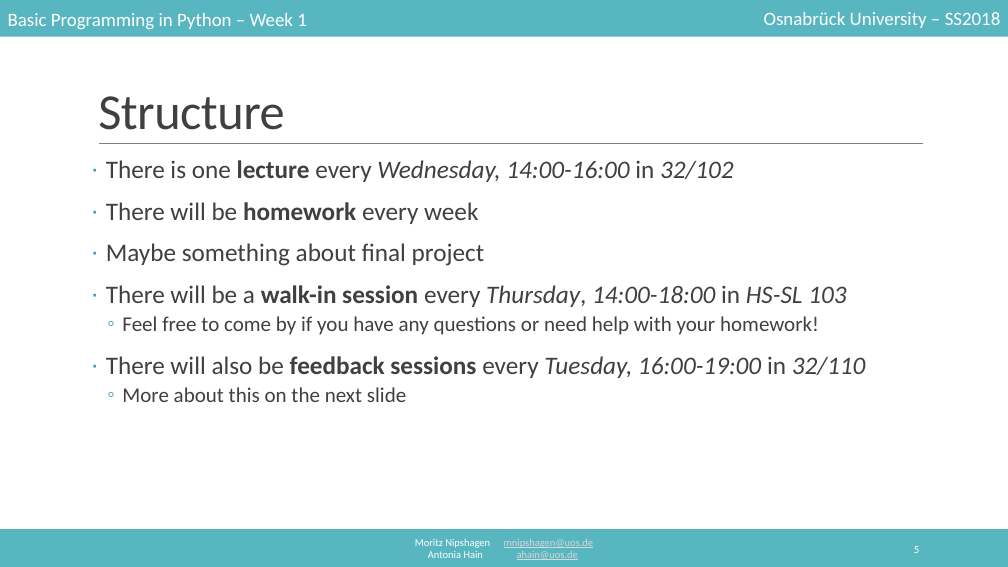
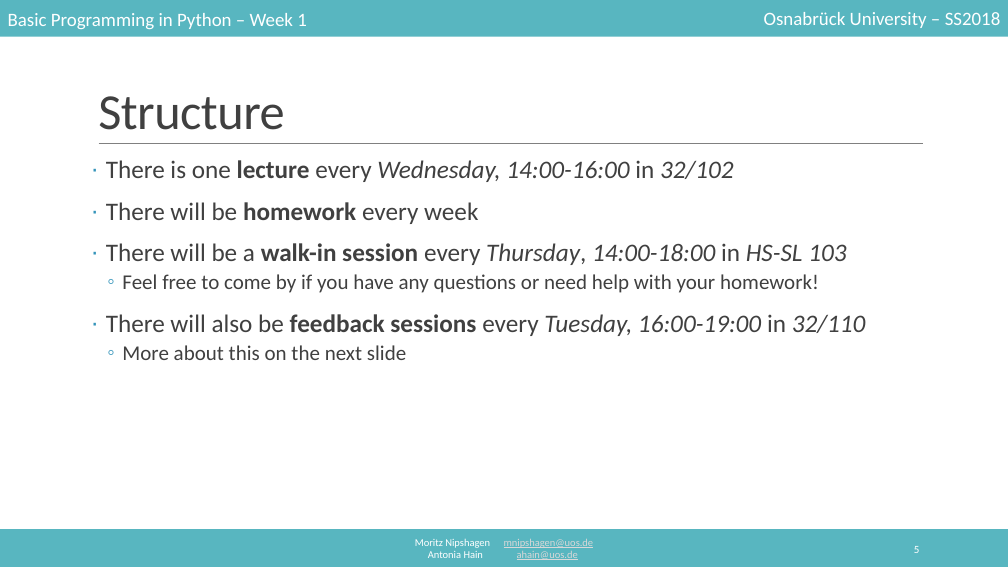
Before and after one commit to mnipshagen/monty, a slide deck: slide 5 of 2018/01/Hello_World.pptx. Drawn at 1008x567 pixels with LibreOffice and Linux fonts; fonts in the diff are those of the drawing. Boxes give left, top, right and bottom in pixels: in the first picture for what was removed or moved away, otherwise in the second. Text is boxed around its words. In the diff, an @@ line names an element or a change of style, - is before the commit and + after.

```diff
--- a/2018/01/Hello_World.pptx
+++ b/2018/01/Hello_World.pptx
@@ text at [106,243,485,266]: paragraph removed @@
-· Maybe something about final project
```
Also in this commit, not shown: 7 other slides changed, 2 slides added, 2 other files.
